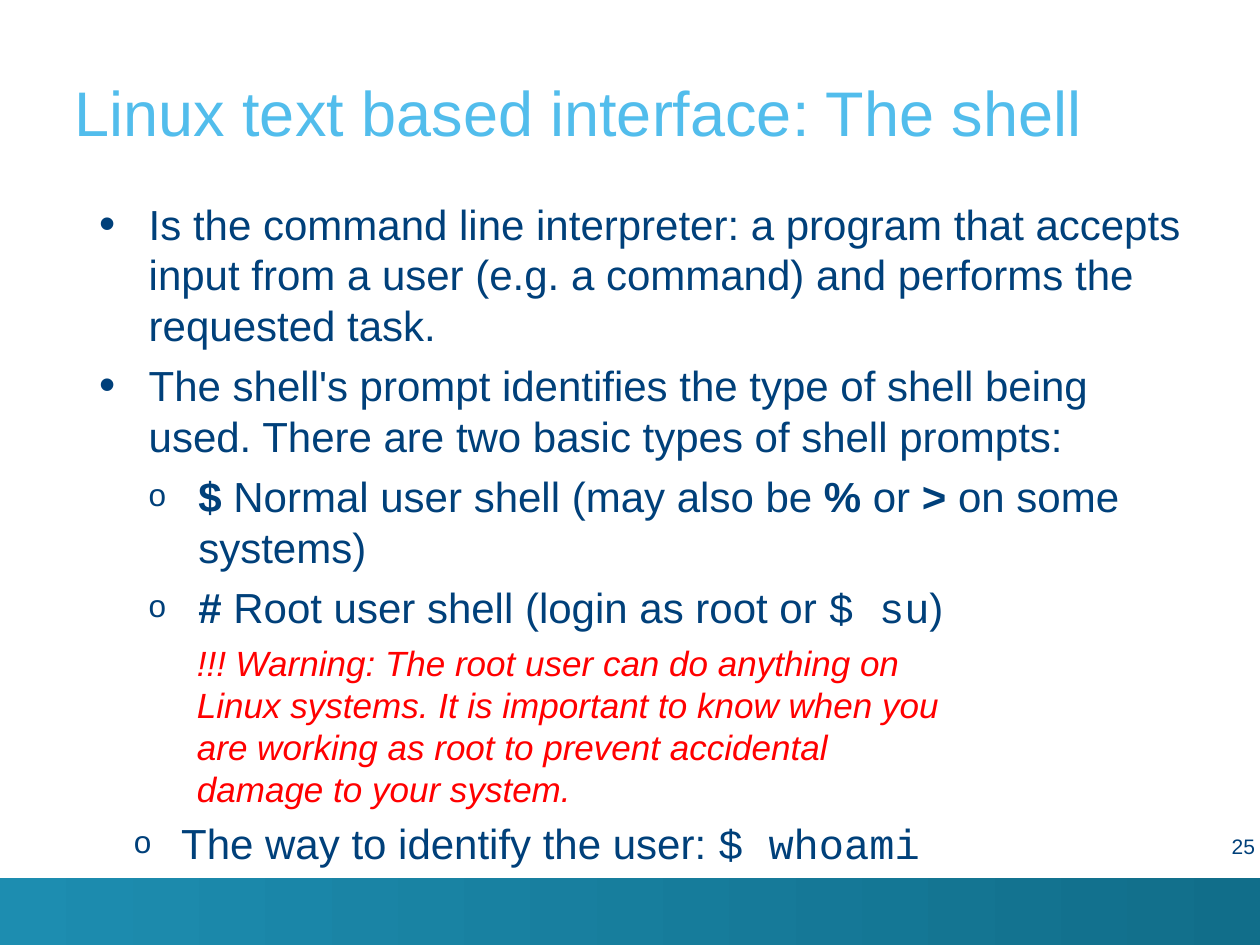
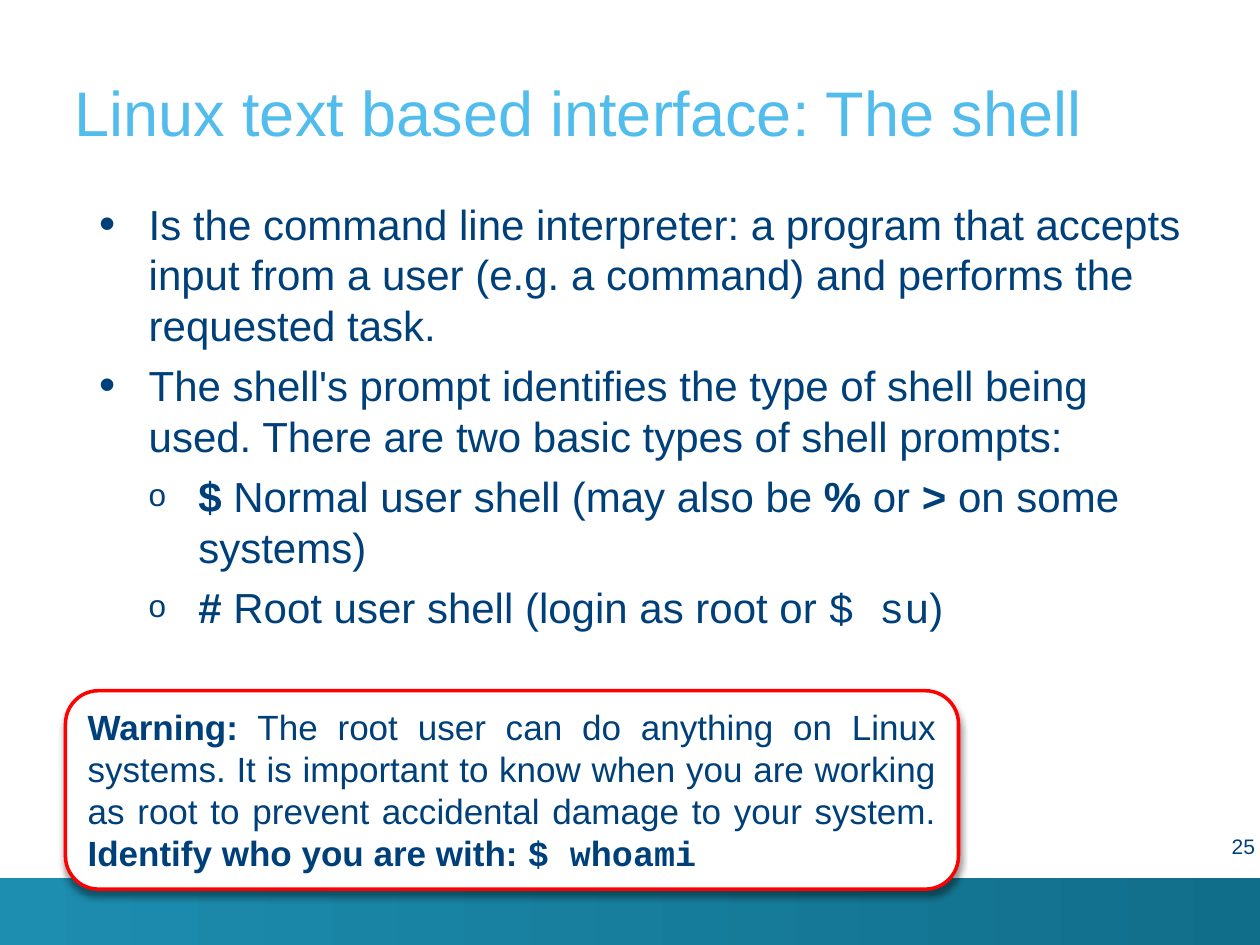
Before and after one commit to hpcleuven/Linux-intro, a slide deck: slide 25 of Linux-intro.pptx. Drawn at 1260x945 pixels with LibreOffice and Linux fonts; fonts in the diff are those of the drawing; background and template pictures are left out. Boxes give left, top, right and bottom in pixels: in the first picture for what was removed or moved away, otherwise in the second. Text is boxed around its words. In the diff, an @@ line names an element or a change of style, - is before the commit and + after.

```diff
--- a/Linux-intro.pptx
+++ b/Linux-intro.pptx
@@ rounded rectangle "Warning: The root user can ...": place and size @@
-rounded rectangle "Warning: The root user can ..." at [181, 650, 938, 868]
+rounded rectangle "Warning: The root user can ..." at [66, 690, 959, 888]
@@ rounded rectangle "Warning: The root user can ..." at [66, 690, 959, 888]: vertical alignment top to middle; fill none to #FFFFFF; outline none to #FF0000 2 pt; shadow on @@
@@ text in rounded rectangle at [88, 714, 936, 873]: text changed; text colour #FF0000 to #00407A; italic off @@
-  !!! Warning: The root user can do anything on Linux systems. It is important to know when you are working as root to prevent accidental damage to your system.
-o The way to identify the user: $ whoami
+Warning: The root user can do anything on Linux systems. It is important to know when you are working as root to prevent accidental damage to your system.
+Identify who you are with: $ whoami
```
Also in this commit, not shown: 14 other slides changed, 8 slides removed, 3 other files.
